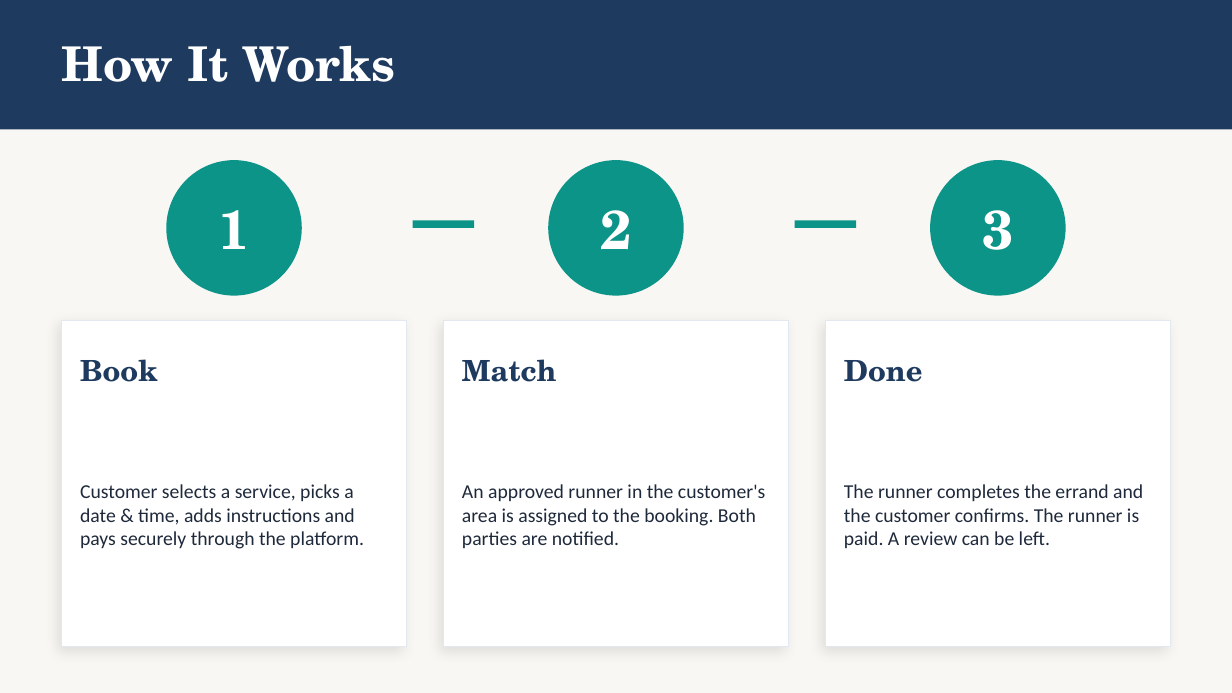
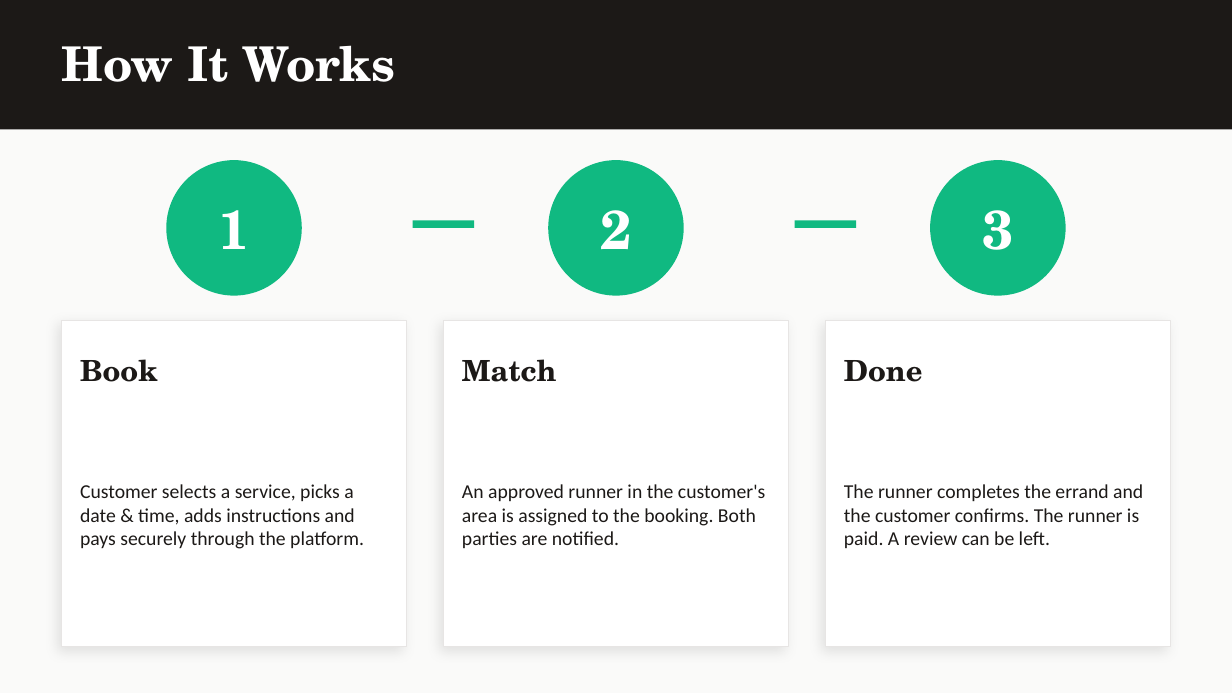
Before and after one commit to Temi-Peters/Errand-Buddy, a slide deck: slide 4 of errand-buddy-deck.pptx. Drawn at 1232x693 pixels with LibreOffice and Linux fonts; fonts in the diff are those of the drawing. Boxes give left, top, right and bottom in pixels: in the first picture for what was removed or moved away, otherwise in the second. Text is boxed around its words. In the diff, an @@ line names an element or a change of style, - is before the commit and + after.

```diff
--- a/errand-buddy-deck.pptx
+++ b/errand-buddy-deck.pptx
@@ background #F8F7F4 to #FAFAF9 @@
@@ rectangle at (0, 0, 1232, 129): fill #1E3A5F to #1C1917 @@
@@ fill #0D9488 to #10B981 in 5 elements at (166, 160, 302, 296), (413, 221, 474, 228), (548, 160, 684, 296), (795, 221, 856, 228), (930, 160, 1066, 296) @@
@@ outline #E2E8F0 0.5 pt to #E7E5E4 0.5 pt in 3 elements at (62, 320, 407, 647), (444, 320, 788, 647), (825, 320, 1170, 647) @@
@@ text colour #1E3A5F to #1C1917 in 3 elements at (80, 359, 158, 382), (462, 359, 556, 382), (844, 360, 923, 382) @@
@@ text colour #1E293B to #1C1917 in 3 elements at (80, 484, 364, 549), (462, 484, 765, 548), (844, 484, 1143, 548) @@
```
Also in this commit, not shown: 8 other slides changed, 8 other files.
